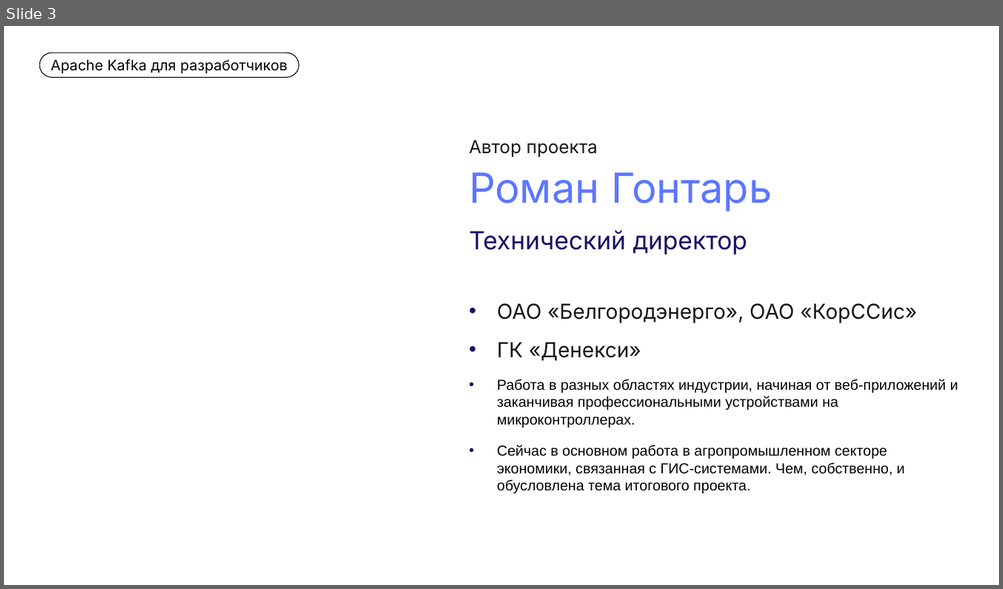
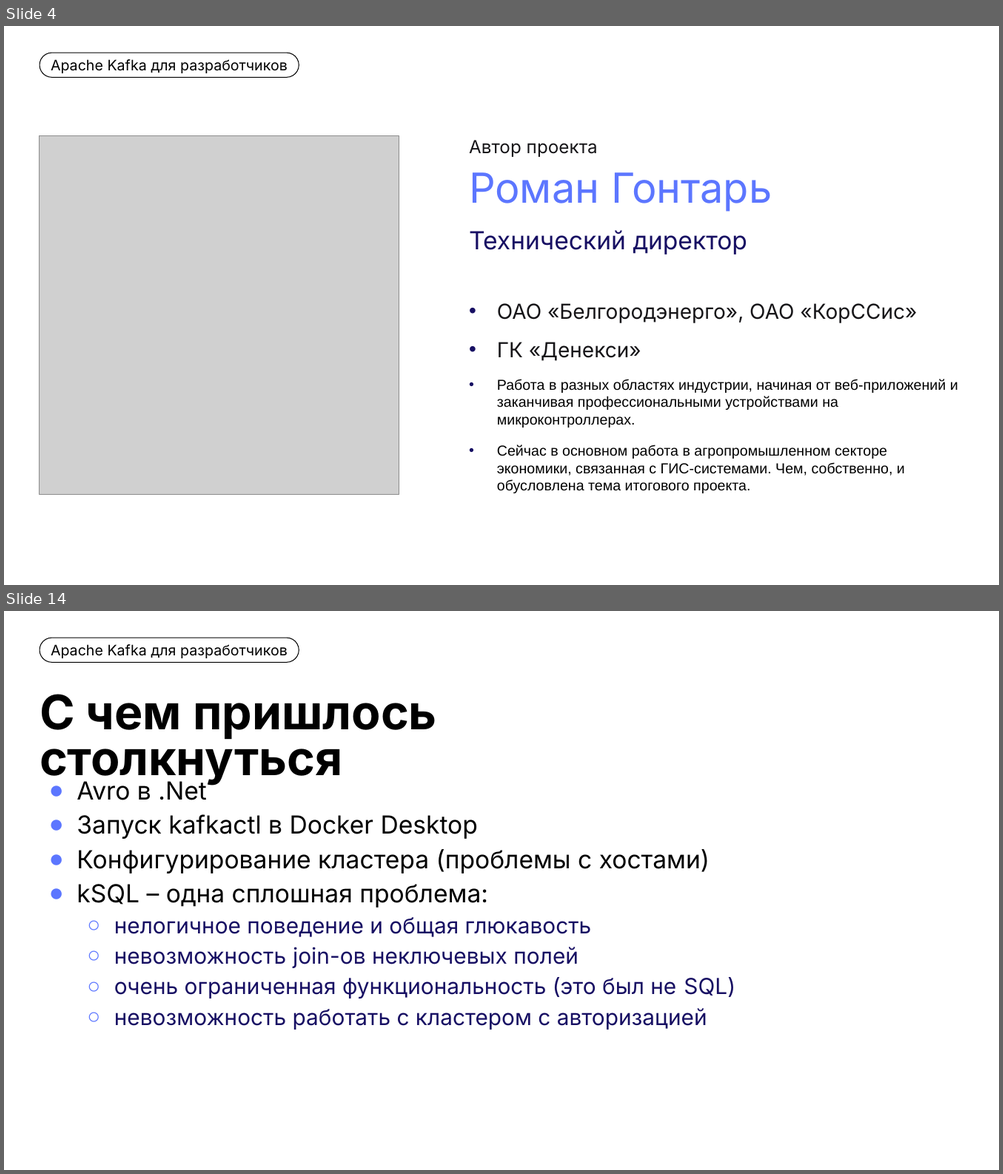
Before and after one commit to CoolGosha/kafka-for-devs-final-project, a slide deck: Защита проекта Кафка для разработчиков Гонтарь Роман.pptx. Shown one above the other, each under a label of ours: slide 3 before the commit, slides 4 and 14 after it; the slides between them are not shown. The pictures are 1003x589 and 1003x1174 pixels, drawn with LibreOffice and Linux fonts; fonts in the diff are those of the drawing; grey boxes stand for pictures; background and template pictures are left out. Boxes give left, top, right and bottom in pixels: in the first picture for what was removed or moved away, otherwise in the second. Text is boxed around its words. In the diff, an @@ line names an element or a change of style, - is before the commit and + after.

```diff
--- a/Защита проекта Кафка для разработчиков Гонтарь Роман.pptx
+++ b/Защита проекта Кафка для разработчиков Гонтарь Роман.pptx
@@ slide 14 added at (4, 611, 999, 1170), background #FFFFFF; not listed: 1 template element that a slide beside it also shows @@
@@ title added at (40, 694, 437, 786), 46 pt, text #000000, bold @@
+С чем пришлось столкнуться
@@ text added at (77, 781, 735, 1030), 21.3 pt, text #170F63 @@
+● Avro в .Net
+● Запуск kafkactl в Docker Desktop
+● Конфигурирование кластера (проблемы с хостами)
+● kSQL – одна сплошная проблема:
+  ○ нелогичное поведение и общая глюкавость
+  ○ невозможность join-ов неключевых полей
+  ○ очень ограниченная функциональность (это был не SQL)
+  ○ невозможность работать с кластером с авторизацией
@@ what was slide 3 is now slide 4 @@
@@ slide 4 changed as well @@
@@ picture added at (39, 136, 398, 495) @@
```
Also in this commit, not shown: 1 other slide changed, 13 other slides added, 6 slides removed, 1 other file.
